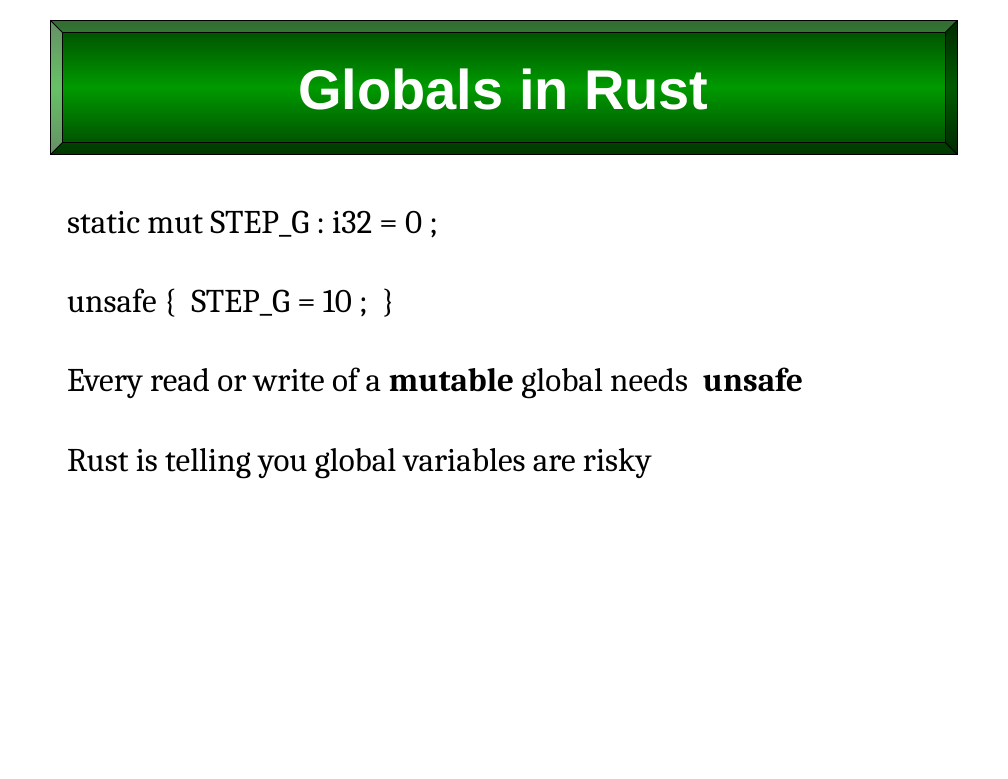
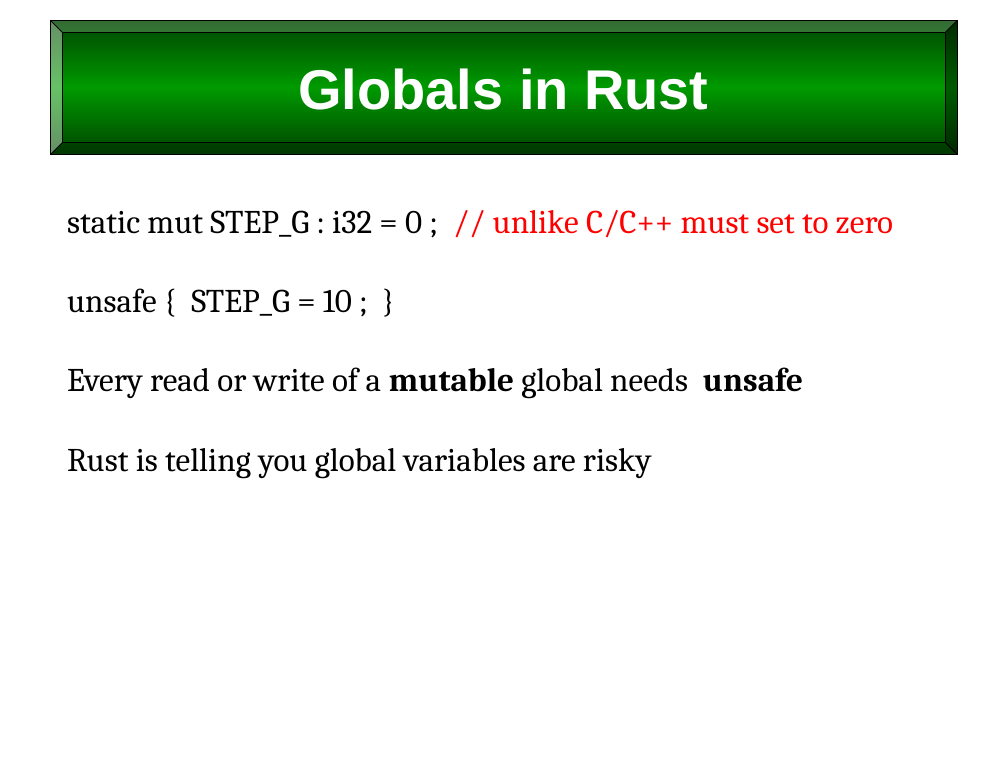
Before and after one commit to billswartz7/IntroToProgramming, a slide deck: slide 50 of Slides/L10_Scope-and-Persistence.pptx. Drawn at 1008x779 pixels with LibreOffice and Linux fonts; fonts in the diff are those of the drawing. Boxes give left, top, right and bottom in pixels: in the first picture for what was removed or moved away, otherwise in the second. Text is boxed around its words. In the diff, an @@ line names an element or a change of style, - is before the commit and + after.

```diff
--- a/Slides/L10_Scope-and-Persistence.pptx
+++ b/Slides/L10_Scope-and-Persistence.pptx
@@ text at (67,210,893,238): text changed; text colour #000000 to #FF0000 @@
-static mut STEP_G : i32 = 0 ;
+static mut STEP_G : i32 = 0 ; // unlike C/C++ must set to zero
```
Also in this commit, not shown: 7 other slides changed, 8 other files.
